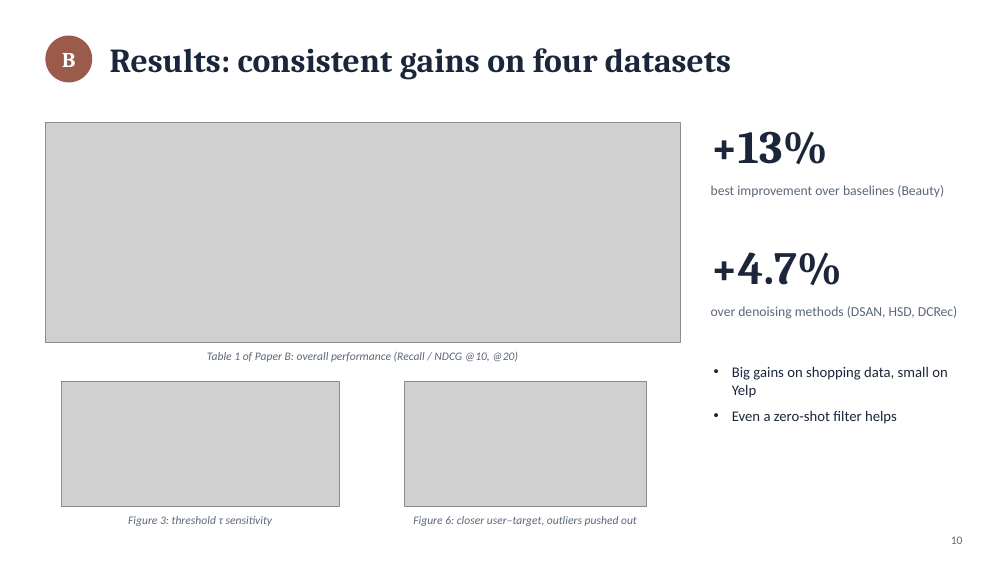
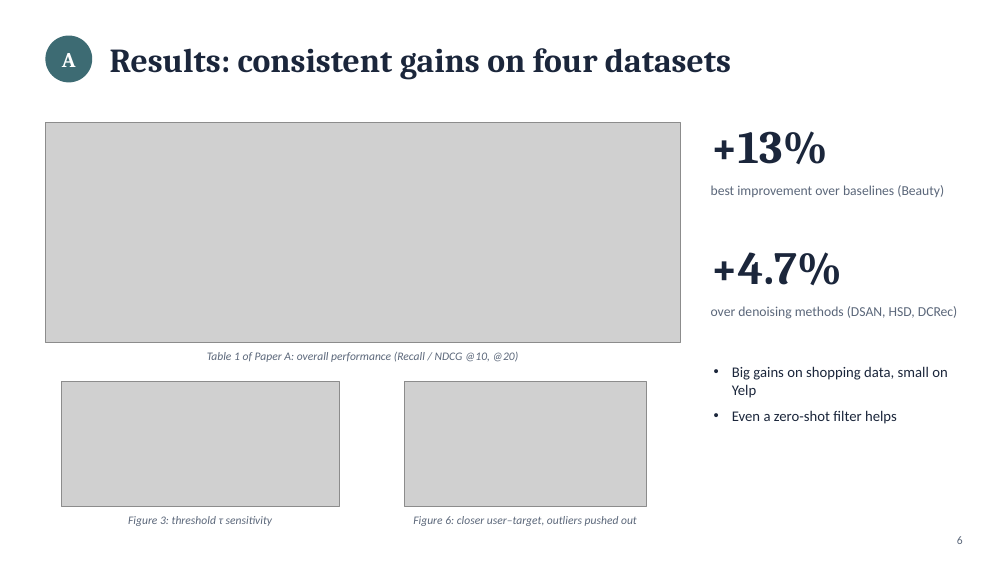
Before and after one commit to CH-Joshua-Hsiao/NYCU-BigDataAnalytics-Papers, a slide deck: slide 6 of paper_presentation.pptx (slide 10 before the commit). Drawn at 1008x567 pixels with LibreOffice and Linux fonts; fonts in the diff are those of the drawing; grey boxes stand for pictures. Boxes give left, top, right and bottom in pixels: in the first picture for what was removed or moved away, otherwise in the second. Text is boxed around its words. In the diff, an @@ line names an element or a change of style, - is before the commit and + after.

```diff
--- a/paper_presentation.pptx
+++ b/paper_presentation.pptx
@@ ellipse "A" at [45,36,92,82]: fill #9A5B4B to #3D6B73 @@
@@ text in ellipse at [62,53,76,67]: text changed @@
-B
+A
@@ text at [207,352,519,362]: text changed @@
-Table 1 of Paper B: overall performance (Recall / NDCG @10, @20)
+Table 1 of Paper A: overall performance (Recall / NDCG @10, @20)
@@ text at [957,536,963,544]: text changed @@
-10
+6
```
Also in this commit, not shown: 12 other slides changed, 16 other files.
